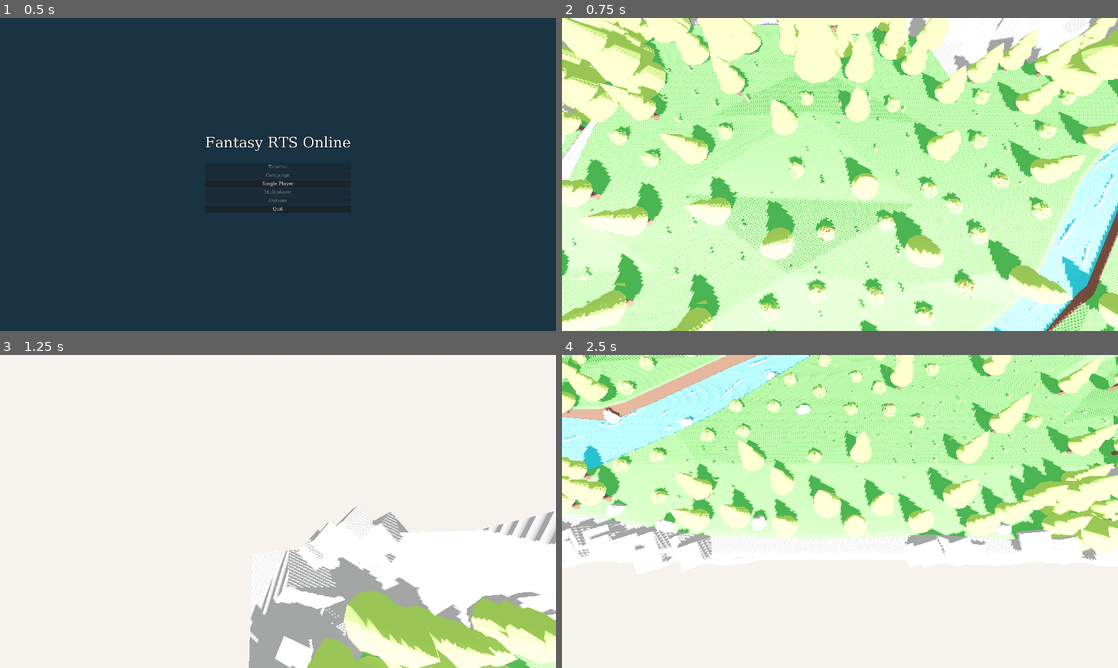
Above: before the commit, frames 1-4 (two rows, left to right).
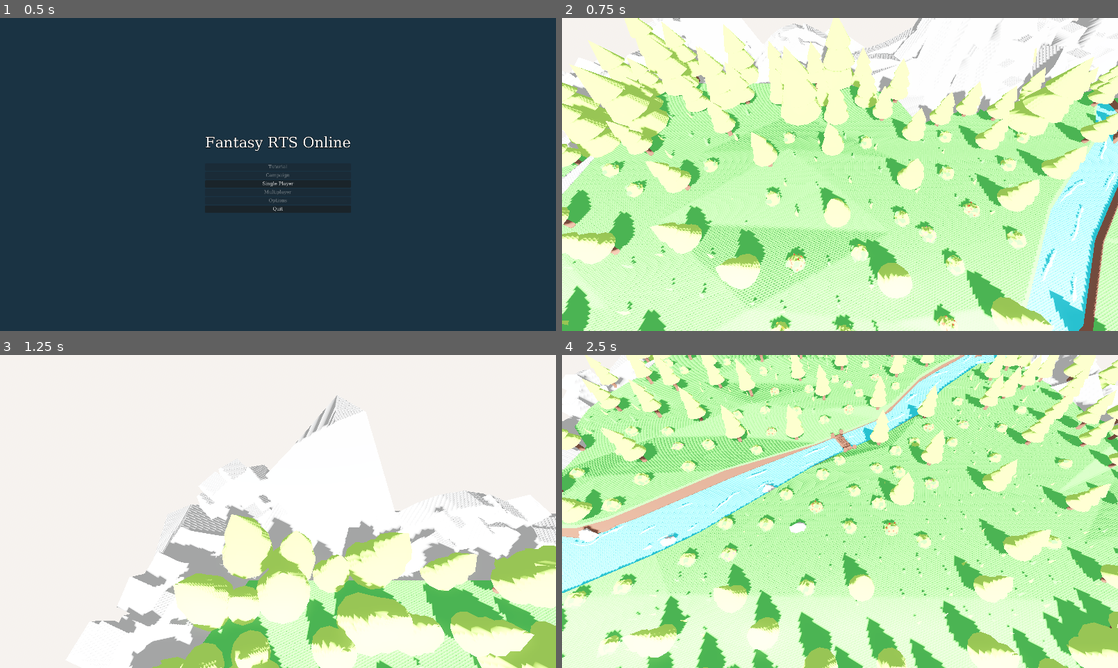
Above: after the commit, the same moments.

Repository: FantacyRTSOnline/Game
Game: Godot game, scene res://src/main.tscn
Two runs of this game, one before a commit and one after it. Both use one fixed random seed, a clock stepped at 60 frames per second and the inputs below.
Inputs (mouse positions are in pixels of both pictures, inside the frame that each line leads up to):
- Up to frame 1 (0.5 s): no input
- Up to frame 2 (0.75 s): click "Single Player" at 0.5 s
- Up to frame 3 (1.25 s): no input
- Up to frame 4 (2.5 s): move the mouse to (962, 495) at 1.27 s; tap S (camera_backward) at 1.35 s; tap W (camera_forward) at 1.55, 2.1 s; move the mouse to (728, 527) at 2.02 s; tap A (camera_left) at 2.3 s

Frame 1 is identical in both runs. In frame 2, 67% of the frame differs, in the area x 0-100%, y 0-100%; in frame 3, 26%; in frame 4, 77%.

Commit message:
updated camera

Diff:
--- a/game/src/core/player/player_controller.gd
+++ b/game/src/core/player/player_controller.gd
@@ -7,10 +7,14 @@
 
 @export var cam_speed : float = 5
 
+@export var zoom_in_limit : float
+@export var zoom_out_limit : float
+
 var screen_borders : Vector4 #screen borders for camera movement
 #x and y is left and top, z and w is right and bottom
 func _ready():
 	screen_borders = Vector4(20, get_viewport().size.y - 20, get_viewport().size.x - 20, 20)
+	Input.mouse_mode = Input.MOUSE_MODE_CONFINED
 	print(screen_borders)
 
 func _input(event):
@@ -18,16 +22,18 @@
 		mouse_pos = event.get_position()
 		mouse_pos_3d = raycast_from_mouse(mouse_pos, 1)
 	if event.is_action_pressed("camera_zoom_in"):
-		velocity.y += cam_speed
+		velocity.y -= cam_speed * 2
 	if event.is_action_pressed("camera_zoom_out"):
-		velocity.y -= cam_speed
+		velocity.y += cam_speed * 2
 
 func _physics_process(delta):
 	screen_borders = Vector4(20, get_viewport().size.y - 20, get_viewport().size.x - 20, 20)
-	handle_controls()
-	velocity = velocity * delta
+	handle_controls(delta)
+	velocity *= delta
 	position += velocity
-	velocity = lerp(velocity, Vector3.ZERO, 0.7)
+	position.y = clamp(position.y, zoom_in_limit, zoom_out_limit)
+	velocity = lerp(velocity, Vector3.ZERO, delta * 17.5)
+	print(velocity)
 
 func _process(delta) -> void:
 	pass
@@ -46,9 +52,14 @@
 
 	mouse_pos_3d = space_state.intersect_ray(query)
 
-func handle_controls():
-	velocity.z = Input.get_axis("camera_forward", "camera_backward") * cam_speed
-	velocity.x = Input.get_axis("camera_left", "camera_right") * cam_speed
+func handle_controls(delta):
+	var direction : Vector2
+	direction.y = Input.get_axis("camera_forward", "camera_backward")
+	direction.x = Input.get_axis("camera_left", "camera_right")
+	direction = direction.normalized()
+	if direction:
+		velocity.x = direction.x * cam_speed
+		velocity.z = direction.y * cam_speed
 	# i love spaghetti, at least it seams so
 	if mouse_pos.x < screen_borders.x:
 		velocity.x = cam_speed  * -1
--- a/game/src/core/player/player_controller.tscn
+++ b/game/src/core/player/player_controller.tscn
@@ -5,8 +5,11 @@
 [sub_resource type="BoxShape3D" id="BoxShape3D_t836k"]
 
 [node name="Player controller" type="CharacterBody3D"]
+motion_mode = 1
 script = ExtResource("1_wpaed")
-cam_speed = 100.0
+cam_speed = 75.0
+zoom_in_limit = -5.0
+zoom_out_limit = 25.0
 
 [node name="CollisionShape3D" type="CollisionShape3D" parent="."]
 visible = false
@@ -14,4 +17,4 @@
 disabled = true
 
 [node name="Camera3D" type="Camera3D" parent="."]
-transform = Transform3D(1, 0, 0, 0, 0.258819, 0.965926, 0, -0.965926, 0.258819, 0, 0, 0)
+transform = Transform3D(1, 0, 0, 0, 0.5, 0.866025, 0, -0.866025, 0.5, 0, 0, 0)
